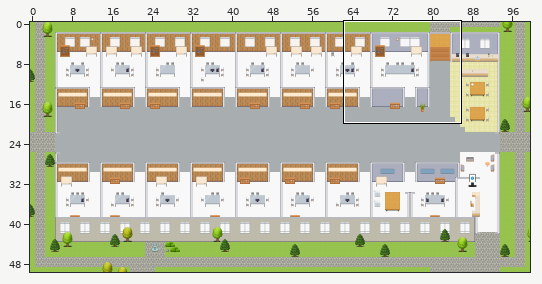
One commit to this Tiled map (JSON): maps/Enterprise-Data-Analytics-Platform.tmj. The picture above shows the old version from afar; the outline marks the close-up.
Close-up. The starting point:
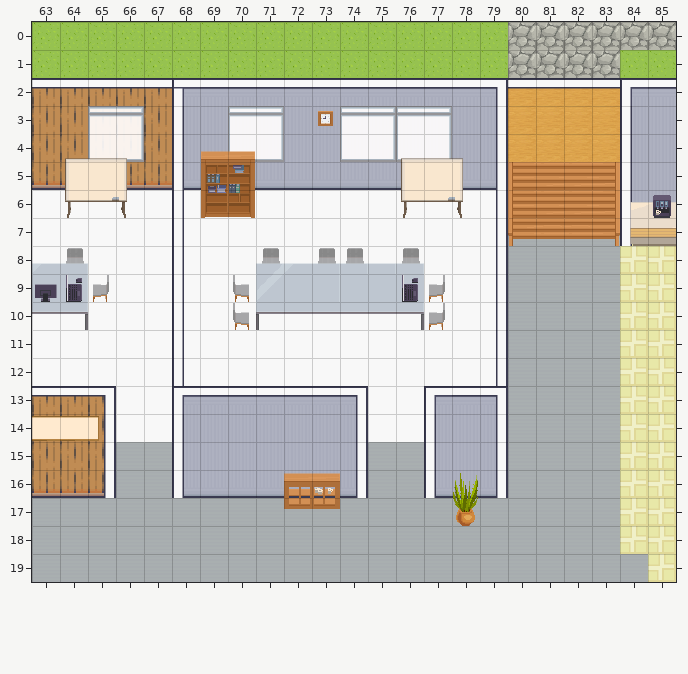
Cells are 32x32 px. Shown: x 63..85, y 0..19. The commit also changed other parts of the map, which this record leaves out.
After the commit:
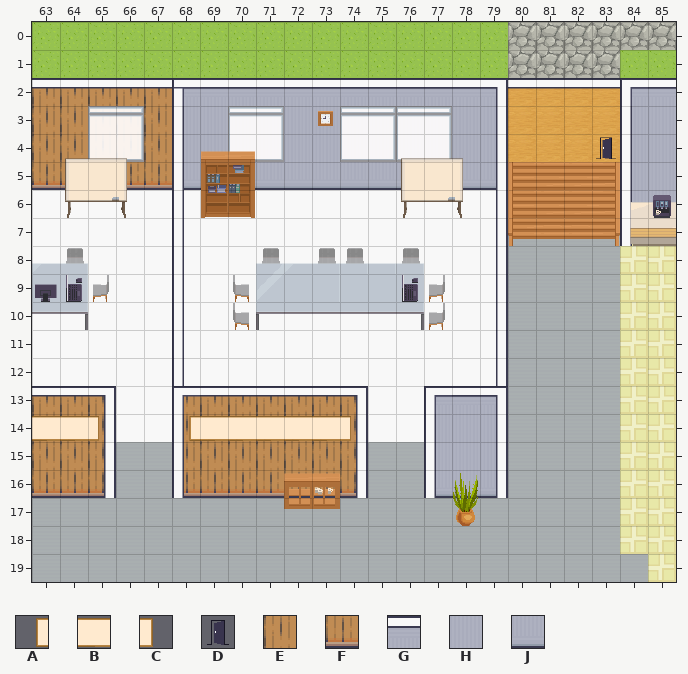
Key: from "Decoration": A 49, B 50, C 51; from "User_Zones": D 65; from "room2": E 192, F 205, G 290, H 294, J 307.
_ is an empty cell, . an unchanged one.
Diff:
--- layer "back wall"
@@ x 68..74 @@
-13 GGGGGGG
-14 HHHHHHH
-15 HHHHHHH
-16 JJJJJJJ
+13 EEEEEEE
+14 EEEEEEE
+15 EEEEEEE
+16 FFFFFFF
--- layer "decor"
@@ x 68..74 @@
-14 _______
+14 ABBBBBC
--- layer "zones"
@@ x 83..83 @@
- 4 _
+ 4 D
